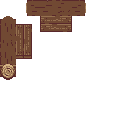
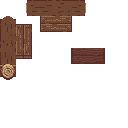
The second 128x128 image is a revision of the first. Changes to its layers:
pixels changed over [71, 48, 105, 64] (layer not identified)
